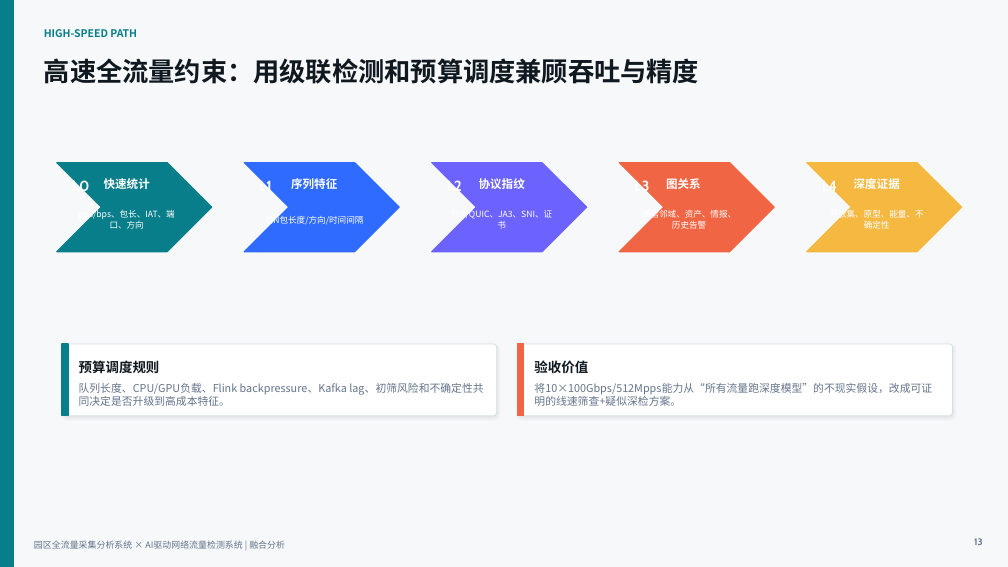
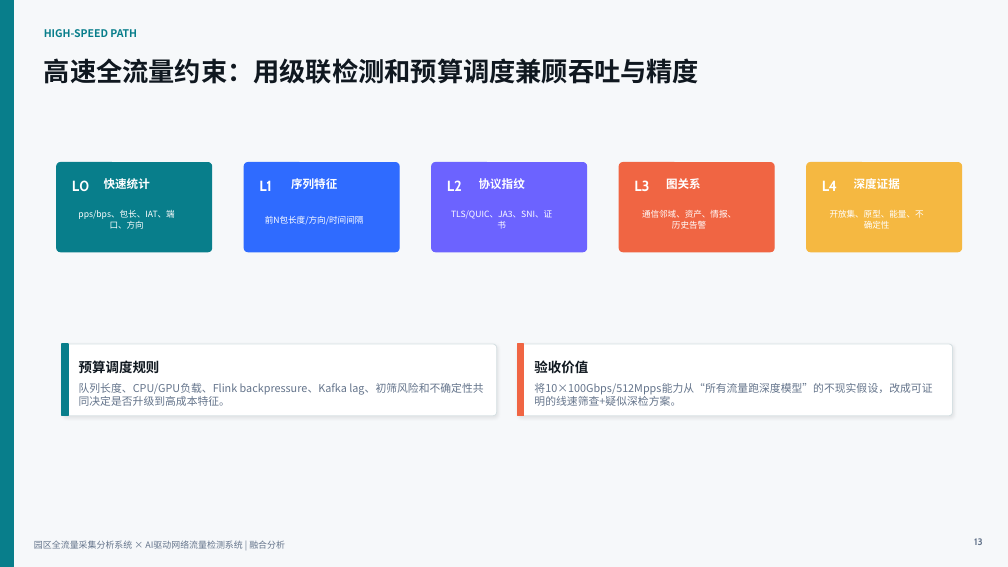
Before and after one commit to 1144160159/research_detecting, a slide deck: slide 13 of 综合分析/两个系统融合分析_面向AI驱动网络流量检测系统.pptx. Drawn at 1008x567 pixels with LibreOffice and Linux fonts; fonts in the diff are those of the drawing. Boxes give left, top, right and bottom in pixels: in the first picture for what was removed or moved away, otherwise in the second. Text is boxed around its words. In the diff, an @@ line names an element or a change of style, - is before the commit and + after.

```diff
--- a/综合分析/两个系统融合分析_面向AI驱动网络流量检测系统.pptx
+++ b/综合分析/两个系统融合分析_面向AI驱动网络流量检测系统.pptx
@@ chevron to rounded rectangle in 5 elements at (57,163,212,252), (244,163,399,252), (432,163,587,252), (619,163,774,252), (807,163,962,252) @@
```
Also in this commit, not shown: 1 other slide changed, 1 other file.
